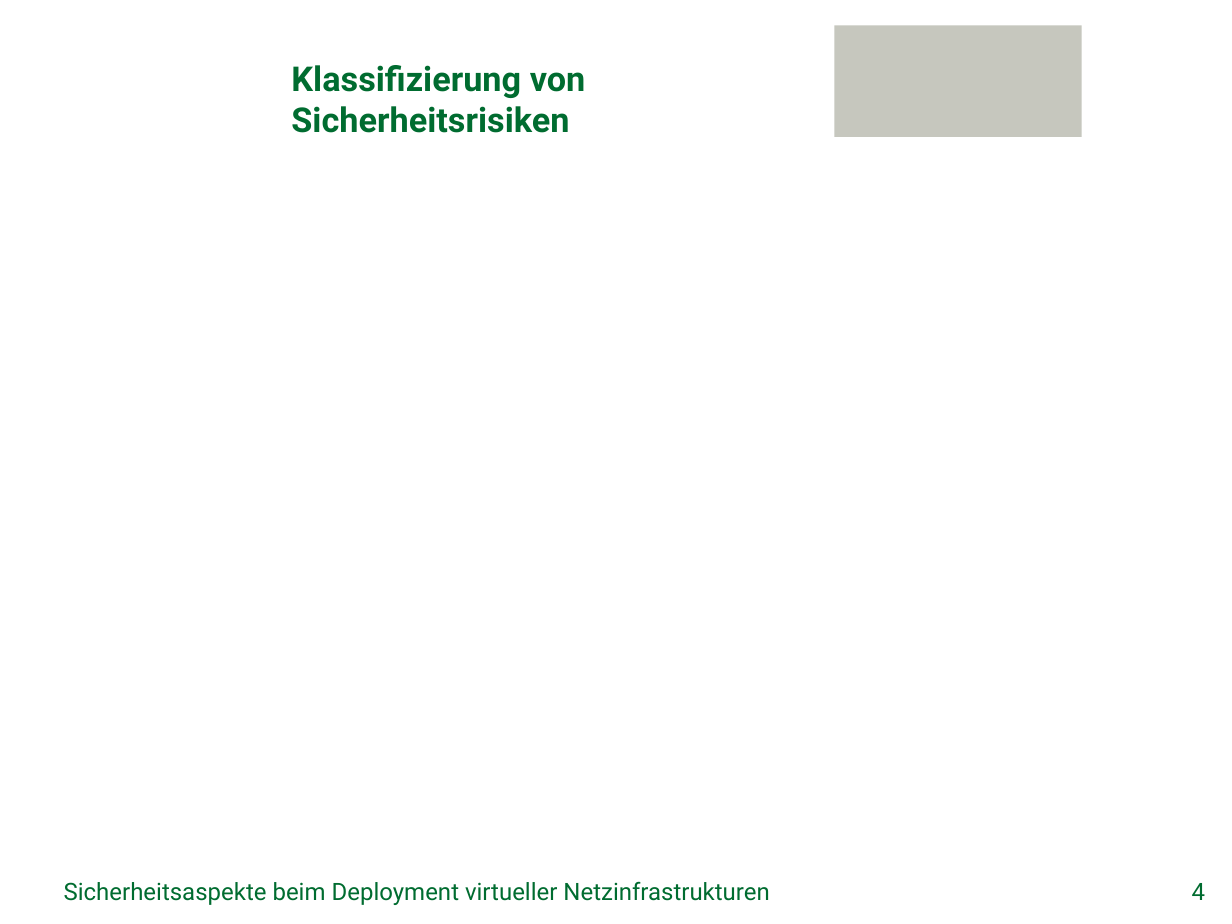
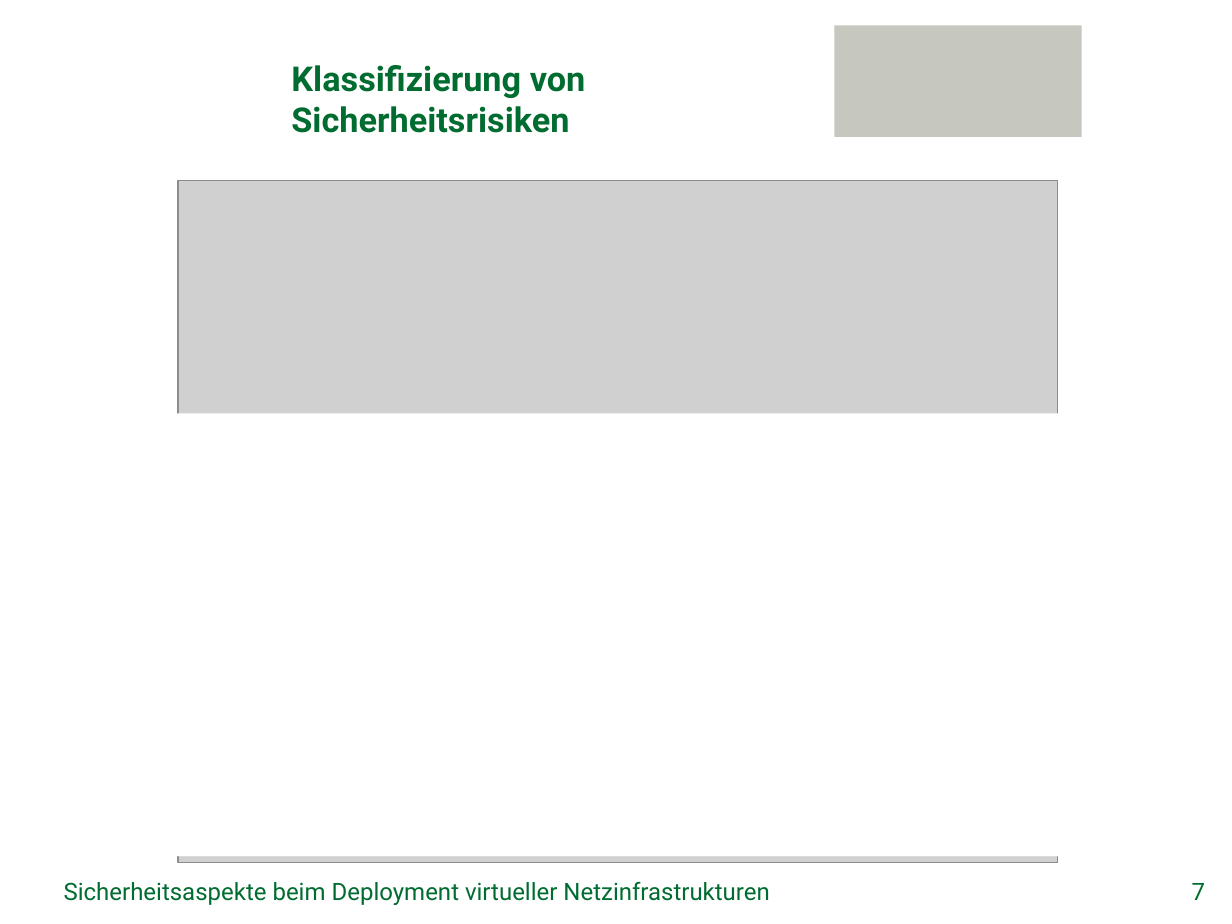
Before and after one commit to GeGroe/timvs, a slide deck: slide 7 of Referat/PowerPoint/TimvS_SVNE.pptx (slide 4 before the commit). Drawn at 1232x924 pixels with LibreOffice and Linux fonts; fonts in the diff are those of the drawing; grey boxes stand for pictures; background and template pictures are left out. Boxes give left, top, right and bottom in pixels: in the first picture for what was removed or moved away, otherwise in the second. Text is boxed around its words. In the diff, an @@ line names an element or a change of style, - is before the commit and + after.

```diff
--- a/Referat/PowerPoint/TimvS_SVNE.pptx
+++ b/Referat/PowerPoint/TimvS_SVNE.pptx
@@ picture added at [179, 181, 1058, 862] @@
@@ rectangle added at [121, 409, 1115, 856], fill #FFFFFF @@
@@ rectangle added at [121, 414, 1115, 856], fill #FFFFFF @@
@@ rectangle added at [121, 530, 1115, 856], fill #FFFFFF @@
@@ rectangle added at [121, 540, 1115, 856], fill #FFFFFF @@
@@ page number at [1192, 883, 1205, 900]: text changed @@
-4
+7
```
Also in this commit, not shown: 3 other slides changed, 5 slides added, 4 other files.
